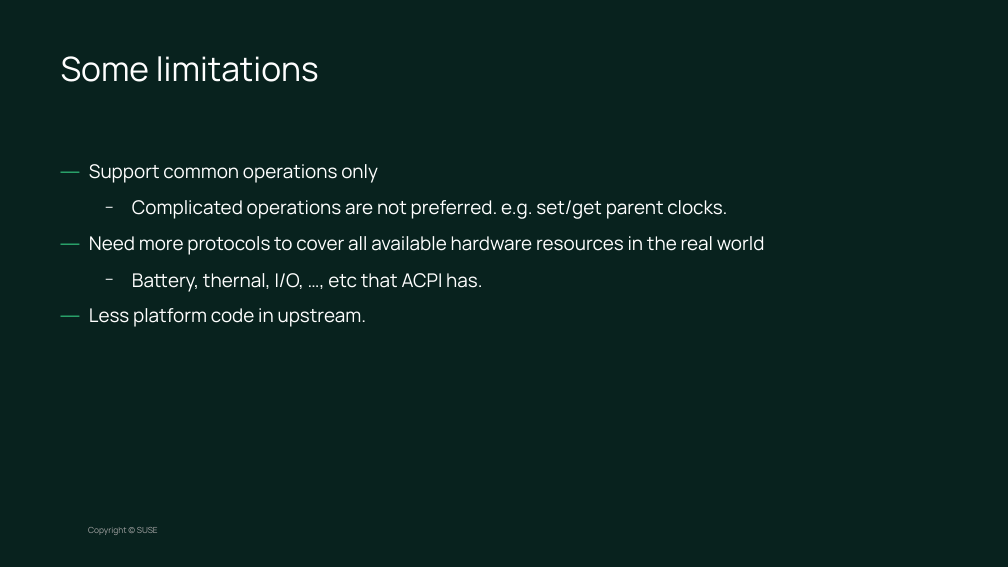
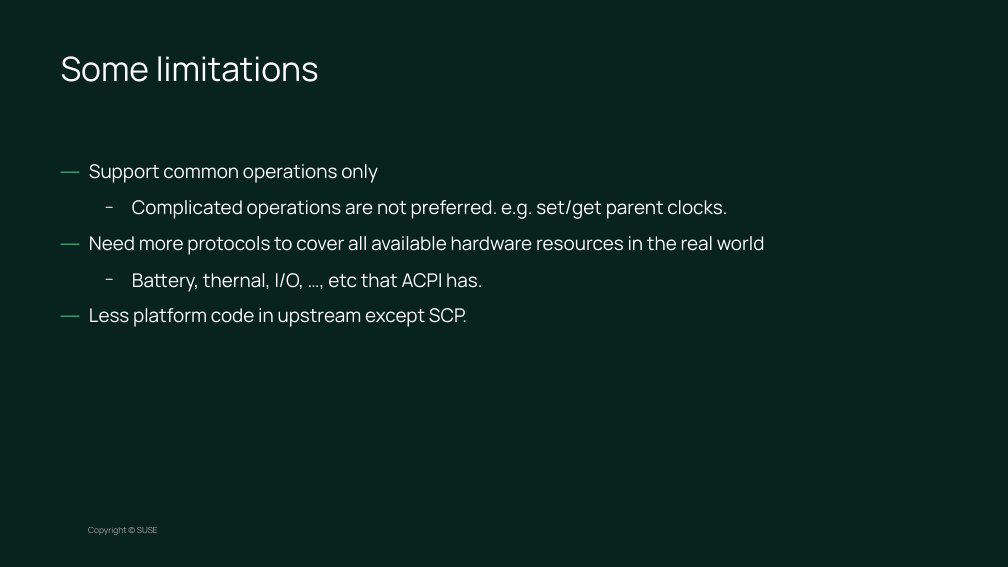
Before and after one commit to chesterlintw/conf-docs, a slide deck: slide 22 of suse-lab-conf/2023/SCMI.odp. Drawn at 1008x567 pixels with LibreOffice and Linux fonts; fonts in the diff are those of the drawing; background and template pictures are left out. Boxes give left, top, right and bottom in pixels: in the first picture for what was removed or moved away, otherwise in the second. Text is boxed around its words. In the diff, an @@ line names an element or a change of style, - is before the commit and + after.

```diff
--- a/suse-lab-conf/2023/SCMI.odp
+++ b/suse-lab-conf/2023/SCMI.odp
@@ text at [89, 308, 467, 327]: text changed @@
-— Less platform code in upstream.
+— Less platform code in upstream except SCP.
```
Also in this commit, not shown: 7 other slides changed.
